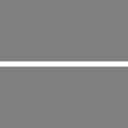
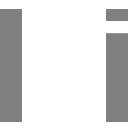
Layered file, before and after one edit (128px x 128px). Changes by layer:
hid "horiz thin" over [0, 61, 128, 67]
added group "northandsouth" with 5 layers above "vert heavy" over [0, 0, 128, 128]
added layer "vert heavy 2" in group "northandsouth" over [22, 0, 106, 128]
added layer "horiz copy 2" in group "northandsouth" over [0, 0, 128, 9]
added layer "horiz copy 3" in group "northandsouth" over [75, 21, 128, 34]
added layer "horiz copy" in group "northandsouth" over [0, 122, 128, 128]
showed "vert" over [56, 0, 72, 128]
